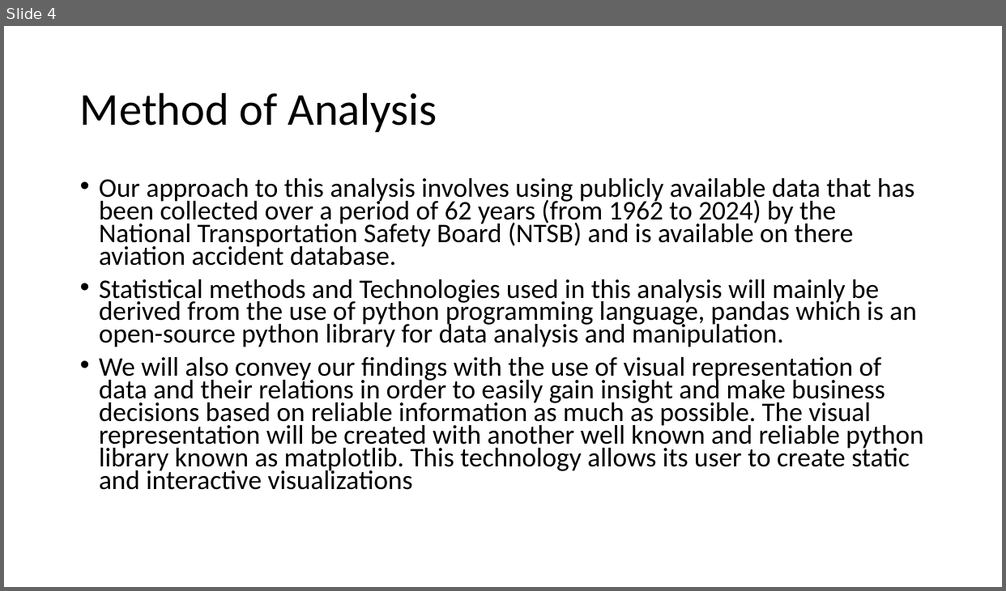
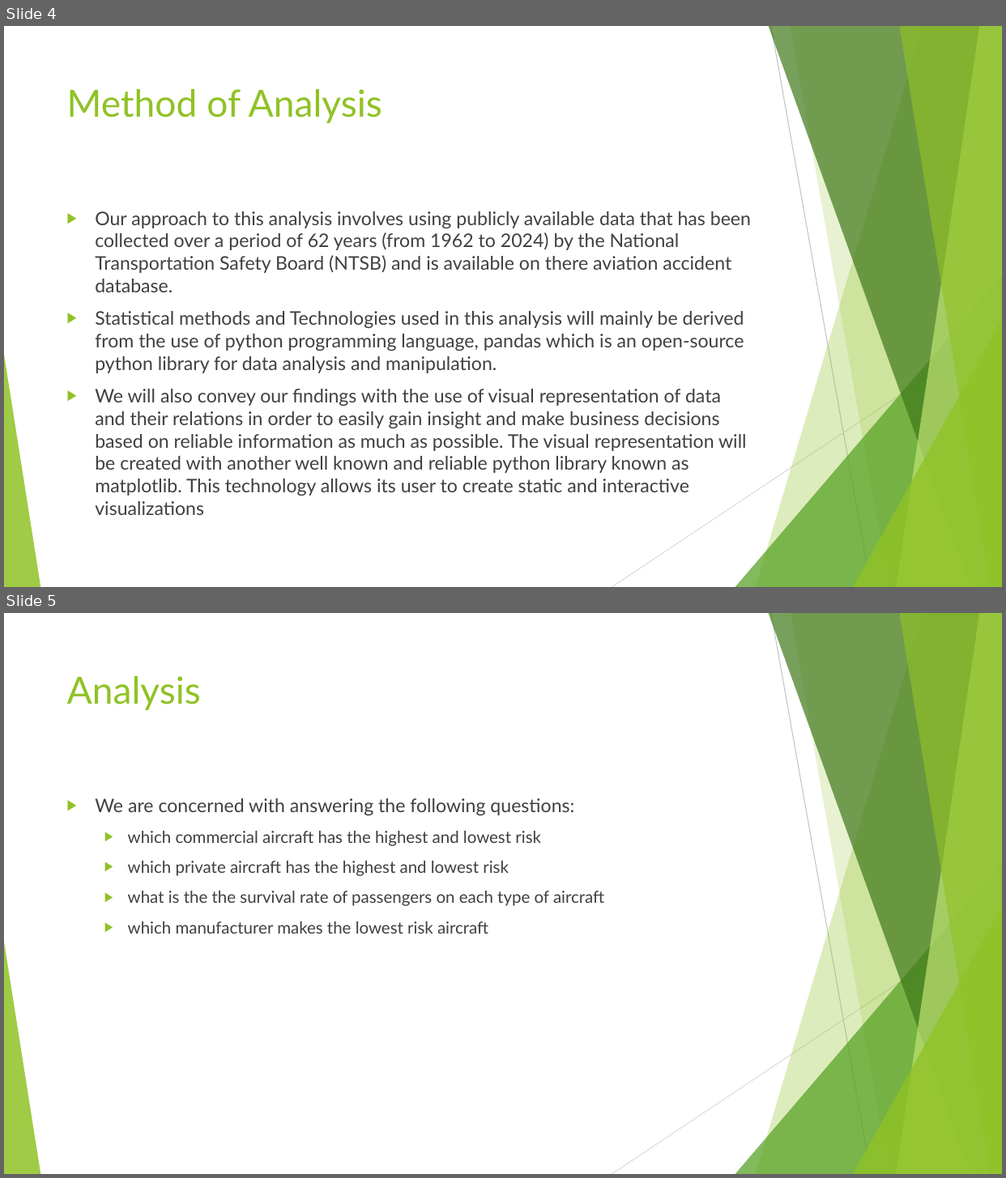
Before and after one commit to rahroy82/Aircraft-analysis, a slide deck: Aircraft risk assessment.pptx. Shown one above the other, each under a label of ours: slide 4 before the commit, slides 4 and 5 after it. The pictures are 1006x591 and 1006x1178 pixels, drawn with LibreOffice and Linux fonts; fonts in the diff are those of the drawing. Boxes give left, top, right and bottom in pixels: in the first picture for what was removed or moved away, otherwise in the second. Text is boxed around its words. In the diff, an @@ line names an element or a change of style, - is before the commit and + after.

```diff
--- a/Aircraft risk assessment.pptx
+++ b/Aircraft risk assessment.pptx
@@ slide 5 added at box(4, 613, 1002, 1174), background #FFFFFF; not listed: 10 template elements that a slide beside it also shows @@
@@ title added at box(67, 676, 201, 710), 36 pt, text #90C226 @@
+Analysis
@@ text added at box(95, 798, 604, 934), 16 pt, text #404040 @@
+▶ We are concerned with answering the following questions:
+  ▶ which commercial aircraft has the highest and lowest risk
+  ▶ which private aircraft has the highest and lowest risk
+  ▶ what is the the survival rate of passengers on each type of aircraft
+  ▶ which manufacturer makes the lowest risk aircraft
@@ slide 4 changed as well @@
@@ title "Method of Analysis": place and size @@
-title "Method of Analysis" at box(80, 92, 437, 132)
+title "Method of Analysis" at box(67, 89, 382, 123)
@@ title "Method of Analysis" at box(67, 89, 382, 123): size 44 to 36 pt, font Calibri to Lato, text colour #000000 to #90C226; line spacing 0.9 to 1; vertical alignment middle to top @@
@@ text "Our approach to this analysis ...": place and size @@
-text "Our approach to this analysis ..." at box(99, 178, 923, 490)
+text "Our approach to this analysis ..." at box(95, 211, 751, 515)
@@ text "Our approach to this analysis ..." at box(95, 211, 751, 515): size 25.9 to 18 pt, font Calibri to Lato, text colour #000000 to #404040; bullet • to ▶; line spacing 0.7 to 1 @@
@@ group added at box(4, 26, 1002, 587): 5 freeform shapes, 3 triangles, 2 lines @@
```
Also in this commit, not shown: 3 other slides changed, 8 other slides added, 1 other file.
